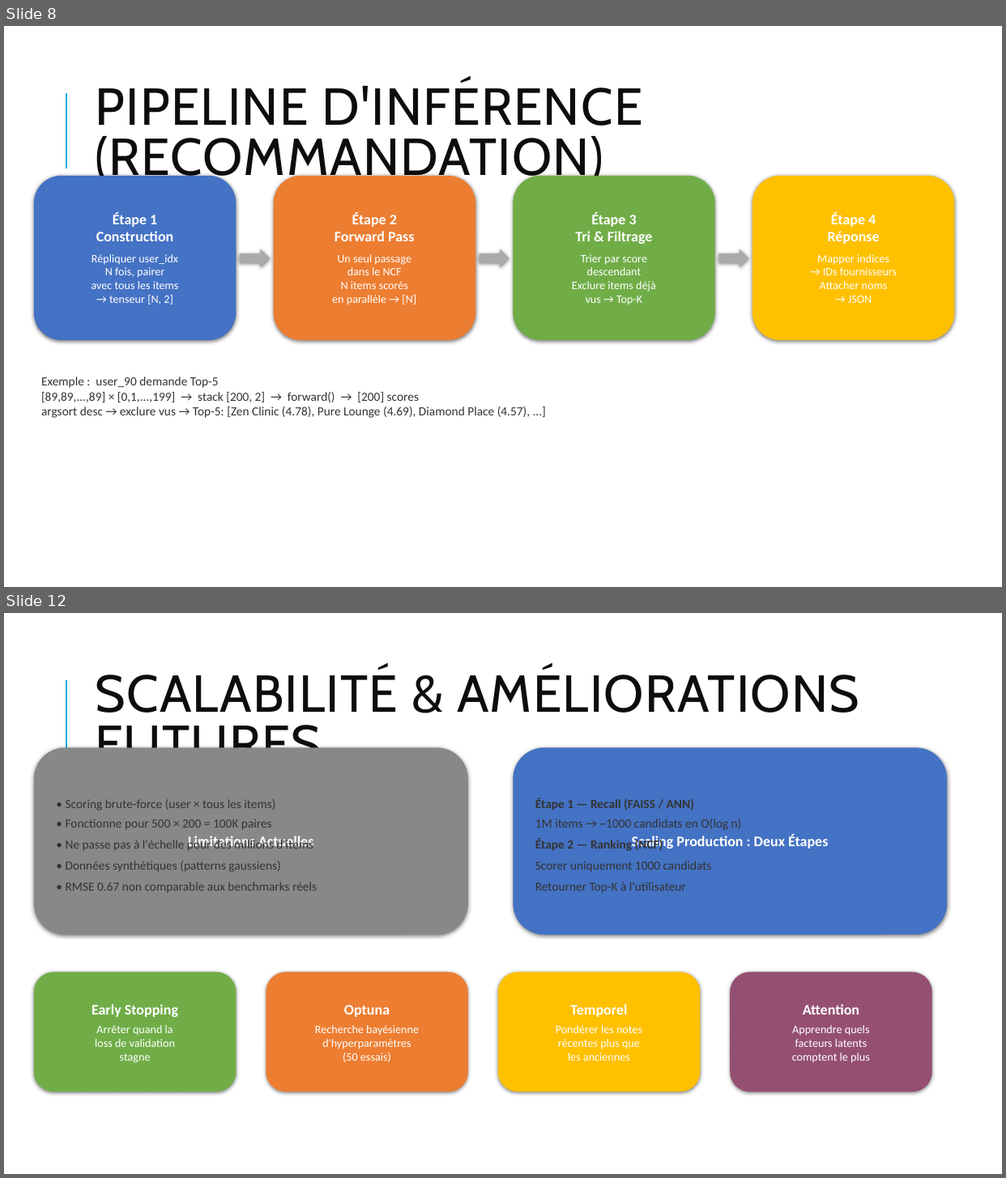
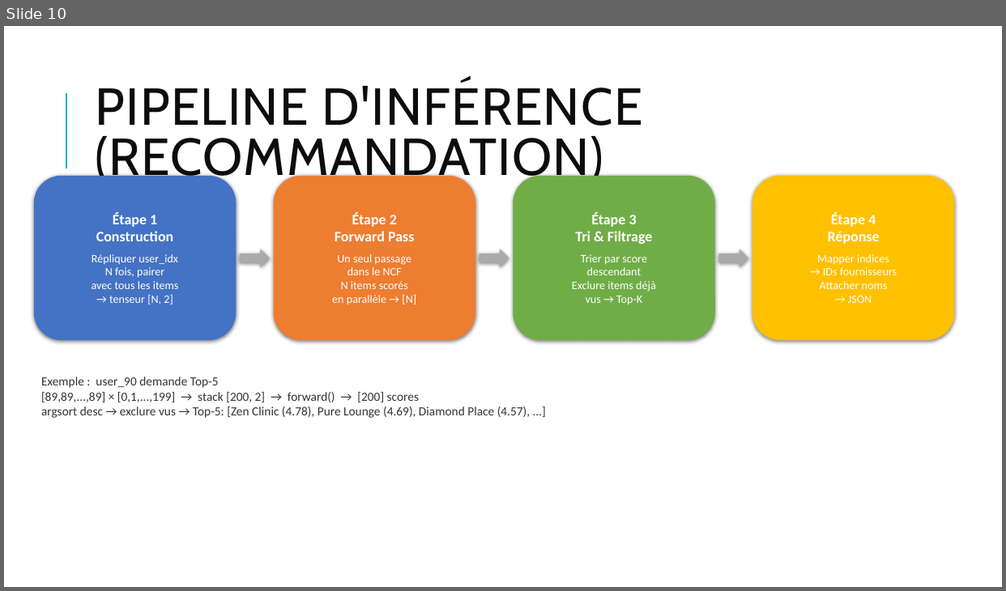
Before and after one commit to Clement-NI/recommendation_system_py, a slide deck: Cobook_org_final.pptx. Shown one above the other, each under a label of ours: slides 8 and 12 before the commit, slide 10 after it; the slides between them are not shown. The pictures are 1006x1178 and 1006x591 pixels, drawn with LibreOffice and Linux fonts; fonts in the diff are those of the drawing. Boxes give left, top, right and bottom in pixels: in the first picture for what was removed or moved away, otherwise in the second. Text is boxed around its words. In the diff, an @@ line names an element or a change of style, - is before the commit and + after.

```diff
--- a/Cobook_org_final.pptx
+++ b/Cobook_org_final.pptx
@@ slide 12 removed at bbox=[4, 613, 1002, 1174], background #FFFFFF; not listed: 1 template element that a slide beside it also shows @@
@@ title removed at bbox=[96, 668, 859, 748] @@
-SCALABILITÉ & AMÉLIORATIONS FUTURES
@@ rounded rectangle removed at bbox=[34, 747, 468, 935] @@
-Limitations Actuelles
@@ rounded rectangle removed at bbox=[513, 747, 948, 935] @@
-Scaling Production : Deux Étapes
@@ text removed at bbox=[66, 799, 317, 892] @@
-• Scoring brute-force (user × tous les items)
-• Fonctionne pour 500 × 200 = 100K paires
-• Ne passe pas à l'échelle pour des millions d'items
-• Données synthétiques (patterns gaussiens)
-• RMSE 0.67 non comparable aux benchmarks réels
@@ text removed at bbox=[535, 798, 742, 893] @@
-Étape 1 — Recall (FAISS / ANN)
-1M items → ~1000 candidats en O(log n)
-Étape 2 — Ranking (NCF)
-Scorer uniquement 1000 candidats
-Retourner Top-K à l'utilisateur
@@ rounded rectangle removed at bbox=[34, 973, 236, 1093] @@
-Early Stopping
-Arrêter quand la
-loss de validation
-stagne
@@ rounded rectangle removed at bbox=[266, 973, 468, 1093] @@
-Optuna
-Recherche bayésienne
-d'hyperparamètres
-(50 essais)
@@ rounded rectangle removed at bbox=[498, 973, 701, 1093] @@
-Temporel
-Pondérer les notes
-récentes plus que
-les anciennes
@@ rounded rectangle removed at bbox=[731, 973, 932, 1093] @@
-Attention
-Apprendre quels
-facteurs latents
-comptent le plus
@@ what was slide 8 is now slide 10 @@
```
Also in this commit, not shown: 7 slides changed, 2 slides added.
